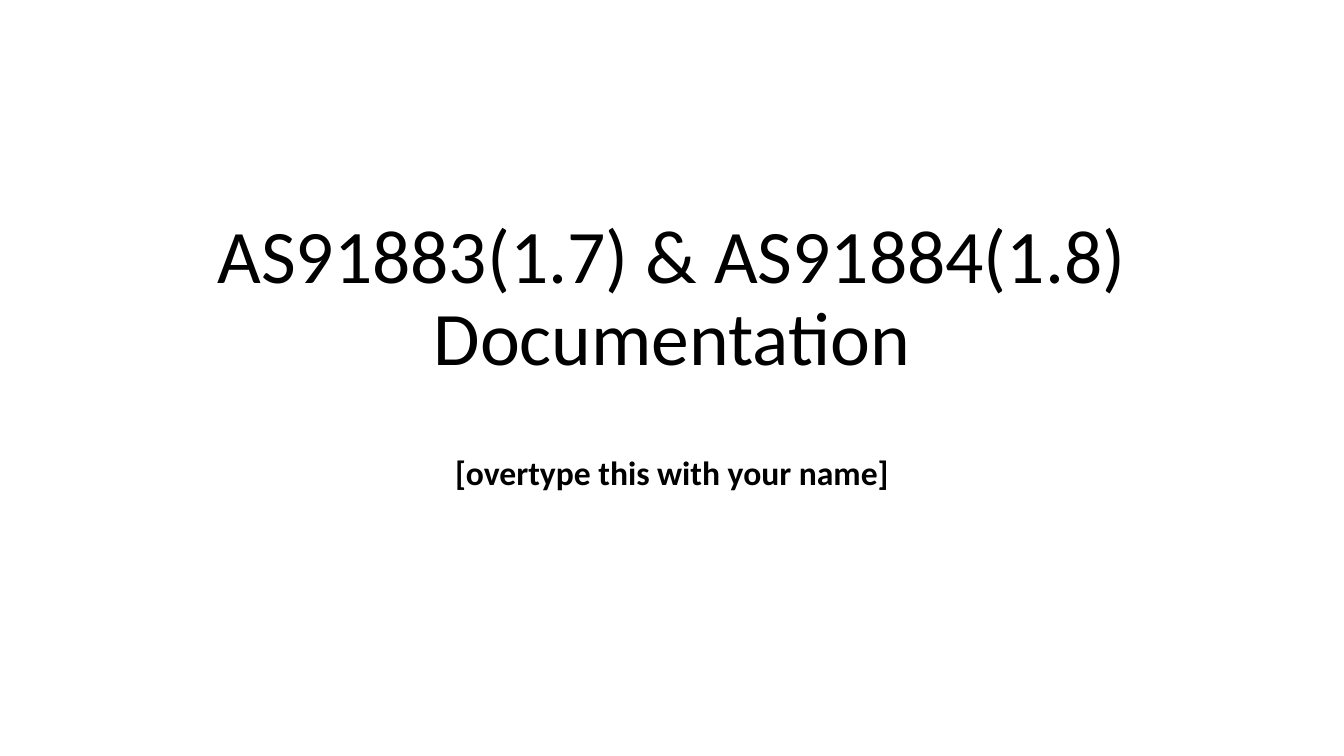
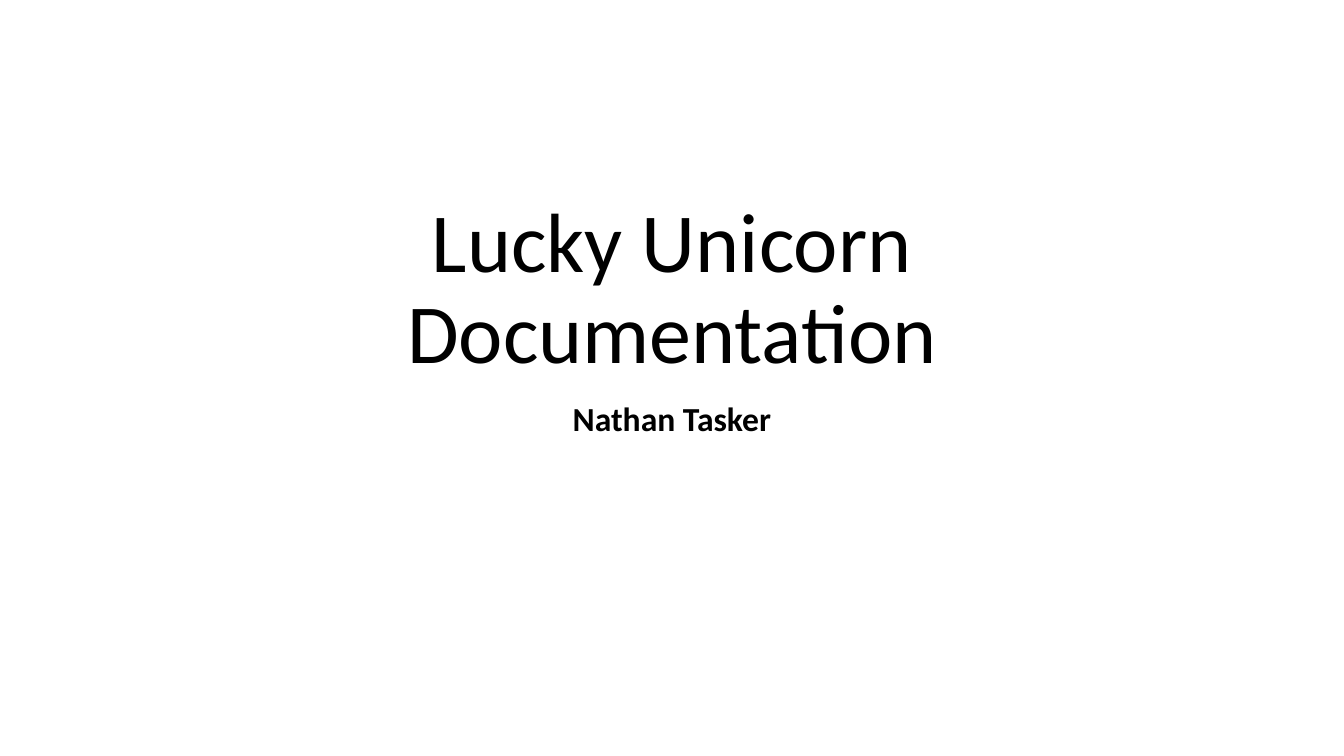
Before and after one commit to NathanTaskerSchool/Lucky-Unicorn, a slide deck: slide 1 of Downloaded Info/1.7 and 1.8 documentation .pptx. Drawn at 1344x756 pixels with LibreOffice and Linux fonts; fonts in the diff are those of the drawing. Boxes give left, top, right and bottom in pixels: in the first picture for what was removed or moved away, otherwise in the second. Text is boxed around its words. In the diff, an @@ line names an element or a change of style, - is before the commit and + after.

```diff
--- a/Downloaded Info/1.7 and 1.8 documentation .pptx
+++ b/Downloaded Info/1.7 and 1.8 documentation .pptx
@@ title at bbox=[407, 213, 936, 364]: text changed; size 54 to 60 pt @@
-AS91883(1.7) & AS91884(1.8) Documentation
+Lucky Unicorn
+Documentation
@@ subtitle at bbox=[573, 407, 771, 432]: text changed @@
-[overtype this with your name]
+Nathan Tasker
```
Also in this commit, not shown: 2 other slides changed, 1 other file.
